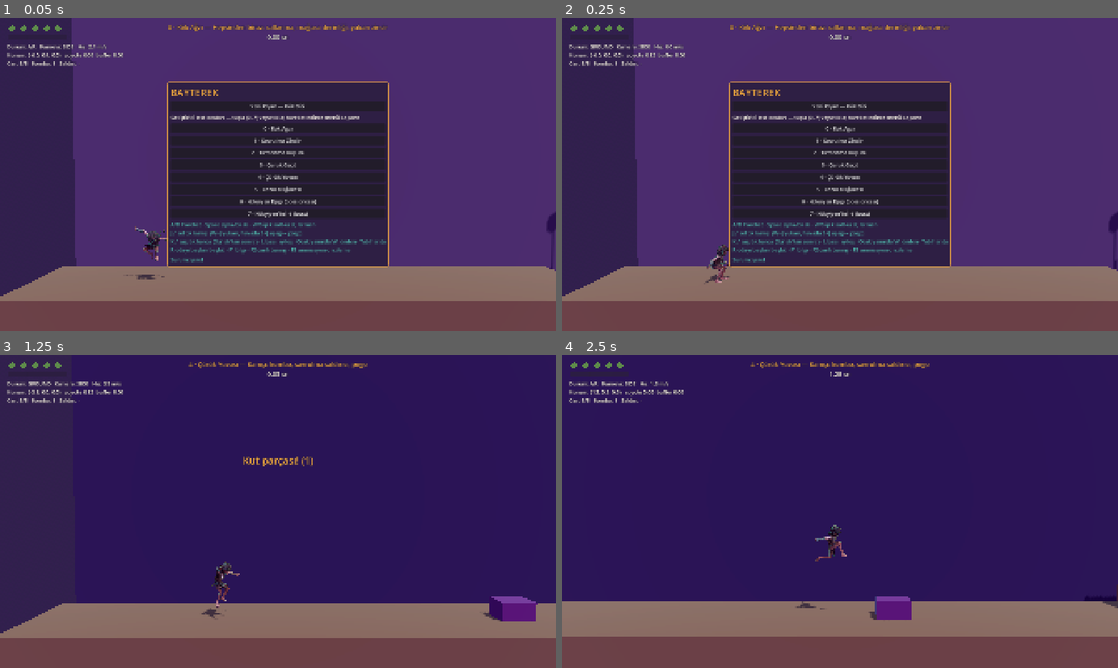
Above: before the commit, frames 1-4 (two rows, left to right).
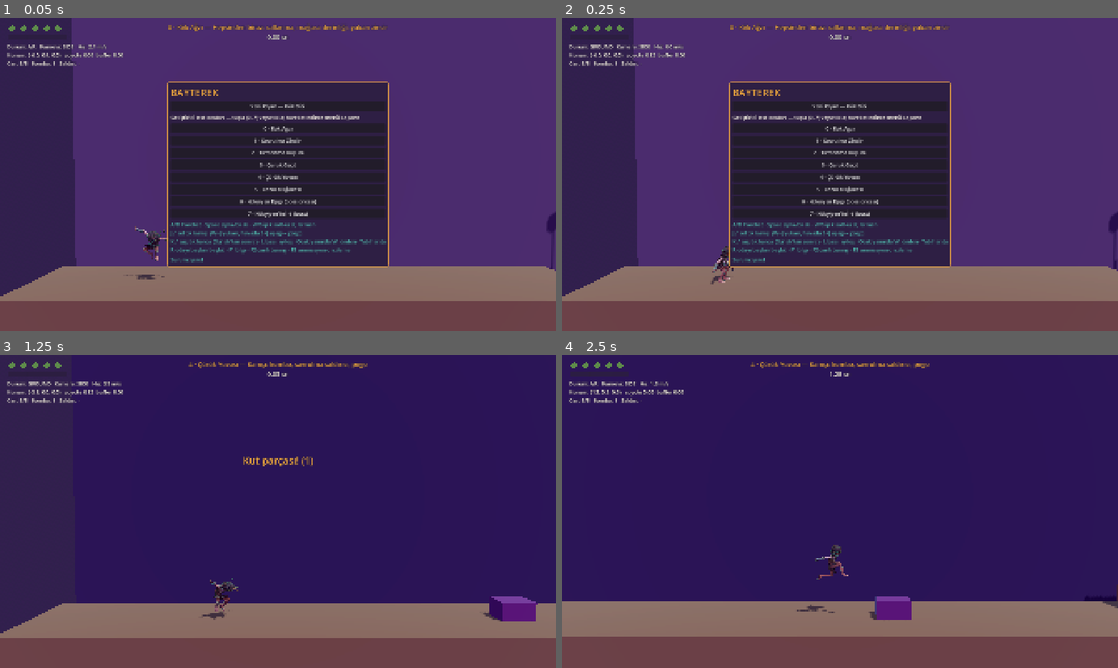
Above: after the commit, the same moments.

Repository: OWalkerr/bayterek
Game: Godot game, scene res://tests/test_m7.tscn
Same seed, same stepped clock (60 frames per second), same inputs: the game is played once before the commit and once after it. This scene is started directly instead of the project's main scene.
Inputs (mouse positions are in pixels of both pictures, inside the frame that each line leads up to):
- Up to frame 1 (0.05 s): no input
- Up to frame 2 (0.25 s): no input
- Up to frame 3 (1.25 s): move the mouse to (400, 495) at 0.52 s; hold D (move_right) from 0.53 s (still down); hold Space (jump) from 0.53 s (still down); click (400, 495) at 0.67 s
- Up to frame 4 (2.5 s): release D (move_right) at 1.25 s; release Space (jump) at 1.25 s; drag from (728, 527) to (812, 574) at 1.27 s; move the mouse to (895, 442) at 2.02 s; hold D (move_right) from 2.03 s (still down); hold Shift (grab) from 2.03 s (still down); tap Space (jump) at 2.3 s

Frame 1 is identical in both runs. In frame 2, 0.3% of the frame differs, in the area x 25-31%, y 72-86%; in frame 3, 0.4%; in frame 4, 0.5%, in the area x 42-52%, y 54-83%.

Commit message:
Düzeltme: Alpay zıplama/iniş — kliplerin kendi dikey hareketi silindi
Mixamo 'Hard Landing' klibi 3 boy yukarıdan düşerek başlıyor, 'Jump' klibi bedeni 1.9× kaldırıyordu;
fizik zaten yörüngeyi çizdiği için model yere inerken yukarı fırlayıp düşüyordu (kalça 1.99 m, duruş 0.81).
clip_ranges (iniş 0.35–1.0 sn, zıplama 0.15–0.5 sn) + vertical_clamp (kalça ≤ duruş boyu).
test_m7: zıplama→iniş boyunca kalça yüksekliği kontrolü.

Co-Authored-By: Claude Opus 5.5 <noreply@anthropic.com>
Claude-Session: https://claude.ai/code/session_01TgZzkF7pbHmgGC8W9VR8nA

Diff:
--- a/scripts/player/player_animator.gd
+++ b/scripts/player/player_animator.gd
@@ -35,10 +35,16 @@
 @export var target_lengths: Dictionary = {
 	&"whip_attack_1": 0.45, &"whip_attack_2": 0.45, &"whip_attack_3": 0.5,
 	&"whip_up": 0.45, &"whip_down": 0.45, &"swing_attack": 0.45,
-	&"jump_up": 0.5, &"land": 0.3, &"hurt": 0.45, &"death": 1.4,
+	&"jump_up": 0.4, &"land": 0.3, &"hurt": 0.45, &"death": 1.4,
 }
 ## Yere inişte "land" pozunun süresi.
-@export var land_time: float = 0.25
+@export var land_time: float = 0.3
+## Klip aralığı (sn): yalnız bu bölüm oynar. Mixamo zıplama/iniş klipleri yörüngenin tamamını içerir
+## (iniş klibi 3 boy yukarıdan düşerek başlar) — yörüngeyi fizik çizdiği için yalnız poz kısmı alınır.
+@export var clip_ranges: Dictionary = {&"land": Vector2(0.35, 1.0), &"jump_up": Vector2(0.15, 0.5)}
+## Bu kliplerde kalça ayakta duruş yüksekliğinin üstüne çıkamaz (klibin kendi zıplaması silinir;
+## çömelme kalır).
+@export var vertical_clamp: Array[StringName] = [&"jump_up", &"fall", &"land"]
 @export var blend_time: float = 0.12
 @export var run_lean_deg: float = 8.0
 @export var bob_amount: float = 0.05
@@ -196,6 +202,7 @@
 			if model_player.has_animation(clip):
 				model_player.get_animation(clip).loop_mode = Animation.LOOP_LINEAR
 	var skeleton := model.find_child("Skeleton3D", true, false) as Skeleton3D
+	_apply_ranges_and_clamps(skeleton)
 	var targets: Array = []
 	for logical: StringName in in_place:
 		for clip: StringName in [StringName(logical), StringName("%s/%s" % [EXTERNAL_LIBRARY, logical])]:
@@ -239,6 +246,63 @@
 			var v: Vector3 = anim.track_get_key_value(track, i)
 			var d: Vector2 = detrended[i] - mean_offset   # yalnız salınım kalır
 			anim.track_set_key_value(track, i, Vector3(rest.x + d.x, v.y, rest.z + d.y))
+
+
+## Klip aralığı kırpma + kalça dikey sınırı (bkz. clip_ranges, vertical_clamp).
+func _apply_ranges_and_clamps(skeleton: Skeleton3D) -> void:
+	if skeleton == null:
+		return
+	var bone := skeleton.find_bone(root_bone)
+	var rest_y := skeleton.get_bone_rest(bone).origin.y if bone >= 0 else 1.0
+	for logical: StringName in clip_ranges.keys():
+		for clip: StringName in [StringName(logical), StringName("%s/%s" % [EXTERNAL_LIBRARY, logical])]:
+			if model_player.has_animation(clip):
+				_trim(model_player.get_animation(clip), clip_ranges[logical])
+	for logical: StringName in vertical_clamp:
+		for clip: StringName in [StringName(logical), StringName("%s/%s" % [EXTERNAL_LIBRARY, logical])]:
+			if not model_player.has_animation(clip):
+				continue
+			var anim := model_player.get_animation(clip)
+			var track := _find_bone_track(anim, root_bone)
+			if track < 0:
+				continue
+			for i in anim.track_get_key_count(track):
+				var v: Vector3 = anim.track_get_key_value(track, i)
+				anim.track_set_key_value(track, i, Vector3(v.x, minf(v.y, rest_y), v.z))
+
+
+## Animasyonu [range.x, range.y] sn aralığına kırpar (zamanlar 0'dan başlar; uçlara ara değer anahtar).
+func _trim(anim: Animation, range: Vector2) -> void:
+	var start := clampf(range.x, 0.0, anim.length)
+	var end := clampf(range.y, start + 0.01, anim.length)
+	for t in anim.get_track_count():
+		var type := anim.track_get_type(t)
+		var start_val: Variant = null
+		var end_val: Variant = null
+		match type:
+			Animation.TYPE_POSITION_3D:
+				start_val = anim.position_track_interpolate(t, start)
+				end_val = anim.position_track_interpolate(t, end)
+			Animation.TYPE_ROTATION_3D:
+				start_val = anim.rotation_track_interpolate(t, start)
+				end_val = anim.rotation_track_interpolate(t, end)
+			Animation.TYPE_SCALE_3D:
+				start_val = anim.scale_track_interpolate(t, start)
+				end_val = anim.scale_track_interpolate(t, end)
+			_:
+				continue
+		var keep: Array = []
+		for k in anim.track_get_key_count(t):
+			var time := anim.track_get_key_time(t, k)
+			if time > start and time < end:
+				keep.append([time - start, anim.track_get_key_value(t, k)])
+		while anim.track_get_key_count(t) > 0:
+			anim.track_remove_key(t, 0)
+		anim.track_insert_key(t, 0.0, start_val)
+		for kv: Array in keep:
+			anim.track_insert_key(t, kv[0], kv[1])
+		anim.track_insert_key(t, end - start, end_val)
+	anim.length = end - start
 
 
 ## Testler için: yerinde yapılan klipte kalçanın yatay ortalama sapması (dinlenmeye göre, m).
--- a/tests/test_m7.gd
+++ b/tests/test_m7.gd
@@ -29,6 +29,7 @@
 	_test_validator()
 	await _test_player_model()
 	await _test_hips_follow()
+	await _test_jump_land_hips()
 	await _test_animator()
 	print("[TEST] bitti — başarısız: %d" % _failures)
 	get_tree().quit(1 if _failures > 0 else 0)
@@ -274,12 +275,47 @@
 	_check("anim: koşu başla/dur/ani dönüşte kalça merkezde (≤ 0.3 m)", worst <= 0.3, "en büyük sapma=%.2f m" % worst)
 
 
+## Zıplama → düşüş → iniş boyunca kalça yüksekliği (oyuncu ayağına göre): klibin kendi
+## zıplaması / iniş klibinin "3 boy yukarıdan düşüşü" modelde görünmemeli.
+func _test_jump_land_hips() -> void:
+	var anim := _player.animator
+	if anim.model == null or anim.model_player == null:
+		return
+	_level.call(&"load_room", 2)
+	await _frames(3)
+	_teleport(Vector3(-3.0, 0.05, 0.0))
+	await _frames(30)
+	var sk := anim.model.find_child("Skeleton3D", true, false) as Skeleton3D
+	var hips := sk.find_bone(anim.root_bone)
+	var standing := (sk.global_transform * sk.get_bone_global_pose(hips)).origin.y - _player.global_position.y
+	var hi := -INF
+	var lo := INF
+	var saw_land := false
+	Input.action_press(&"jump")
+	for i in 110:
+		await _frames(1)
+		if i == 20:
+			Input.action_release(&"jump")
+		if anim.current == &"land":
+			saw_land = true
+		var h := (sk.global_transform * sk.get_bone_global_pose(hips)).origin.y - _player.global_position.y
+		hi = maxf(hi, h)
+		lo = minf(lo, h)
+	Input.action_release(&"jump")
+	_check("anim: iniş pozu oynadı", saw_land, "")
+	_check("anim: zıplama/inişte kalça ayakta duruş boyunu aşmıyor", hi <= standing * 1.1,
+			"en yüksek=%.2f duruş=%.2f m" % [hi, standing])
+	_check("anim: iniş çömelmesi makul (yere gömülmüyor)", lo >= standing * 0.45, "en alçak=%.2f m" % lo)
+	_check("anim: iniş klibi kırpıldı (düşüş kısmı yok)", anim.model_player.get_animation(&"ext/land").length < 0.7,
+			"%.2f sn" % anim.model_player.get_animation(&"ext/land").length)
+
+
 func _test_animator() -> void:
 	_level.call(&"load_room", 4)
 	await _frames(3)
 	var anim := _player.animator
 	_teleport(Vector3(-6.0, 0.05, 0.0))
-	await _frames(20)
+	await _frames(45)   # olası iniş pozu (0.3 sn) bitsin
 	_check("anim: yerde duran → idle", anim.current == &"idle", str(anim.current))
 	if anim.model_player != null:
 		_check("anim: modelde idle klibi oynuyor", anim.get_playing_clip() == &"idle", str(anim.get_playing_clip()))
